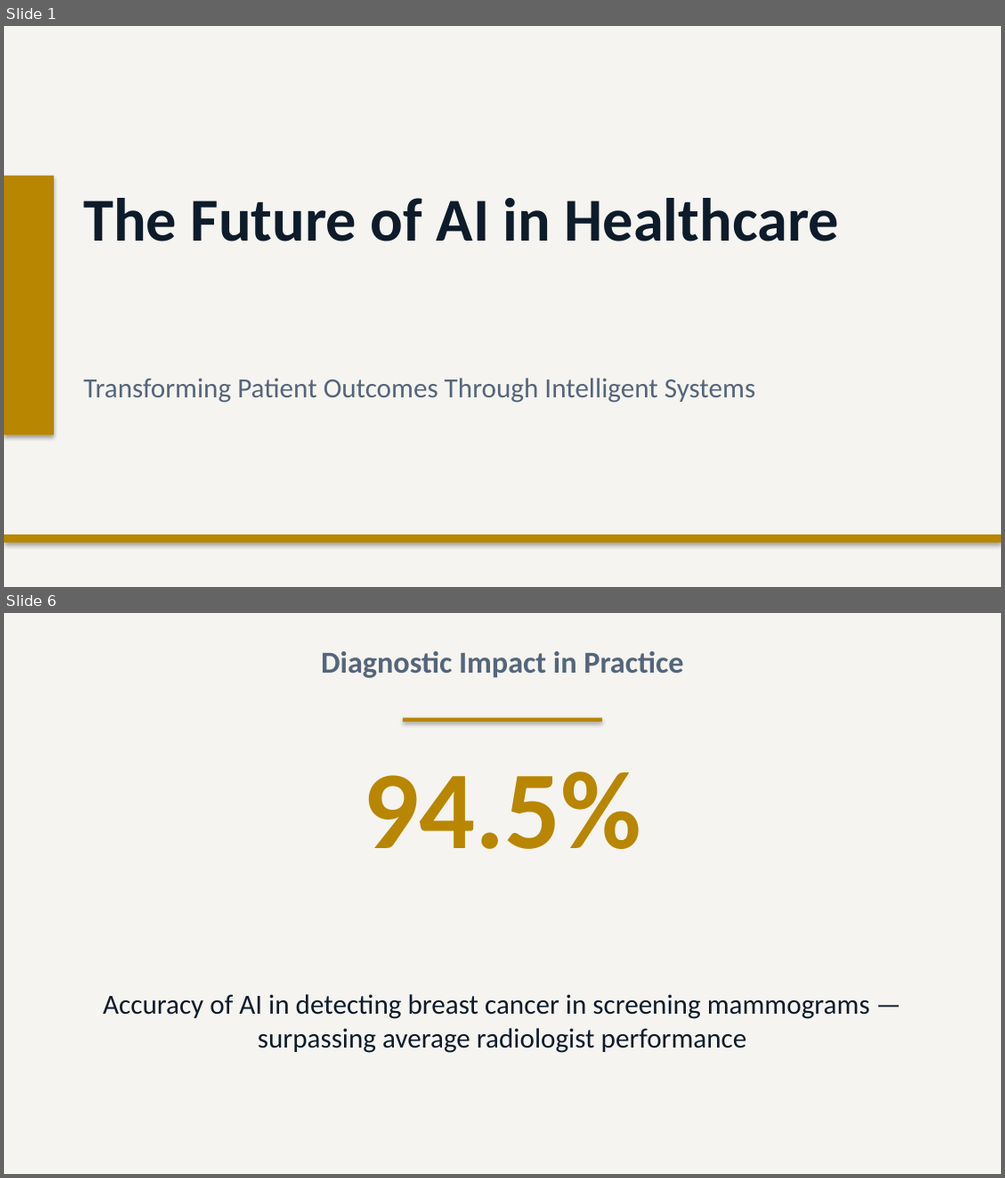
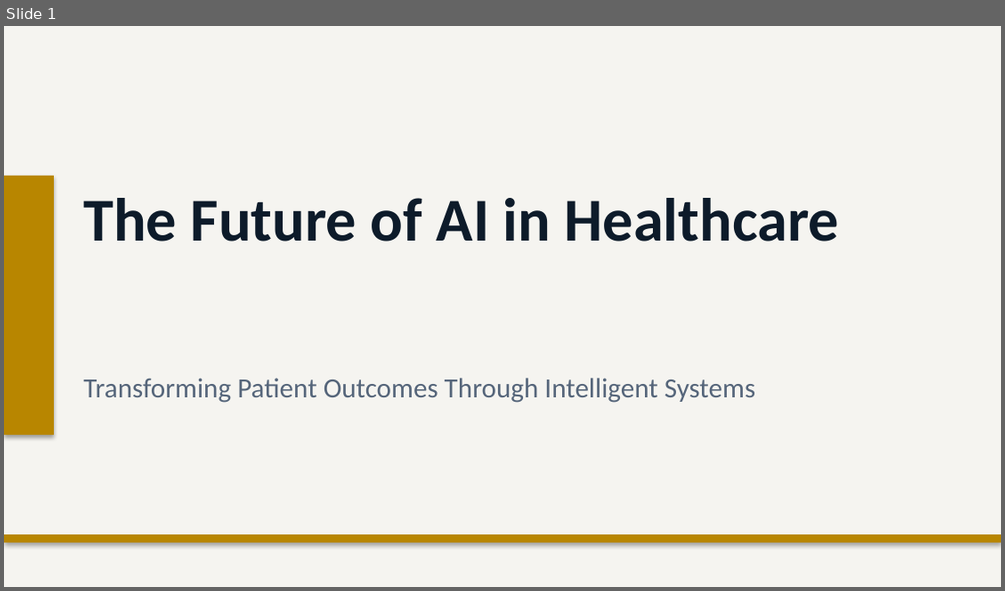
Before and after one commit to Moodswing9/claude-deck-generator, a slide deck: The Future of AI in Healthcare.pptx. Shown one above the other, each under a label of ours: slides 1 and 6 before the commit, slide 1 after it; the slides between them are not shown. The pictures are 1005x1178 and 1005x591 pixels, drawn with LibreOffice and Linux fonts; fonts in the diff are those of the drawing. Boxes give left, top, right and bottom in pixels: in the first picture for what was removed or moved away, otherwise in the second. Text is boxed around its words. In the diff, an @@ line names an element or a change of style, - is before the commit and + after.

```diff
--- a/The Future of AI in Healthcare.pptx
+++ b/The Future of AI in Healthcare.pptx
@@ slide 6 removed at (4,613,1001,1174), background #F5F4F0 @@
@@ text removed at (321,651,683,678) @@
-Diagnostic Impact in Practice
@@ rectangle removed at (403,718,602,722) @@
@@ text removed at (363,771,641,849) @@
-94.5%
@@ text removed at (103,994,870,1053) @@
-Accuracy of AI in detecting breast cancer in screening mammograms — surpassing average radiologist performance
```
Also in this commit, not shown: 5 slides changed, 8 slides added, 6 other slides removed, 1 other file.
